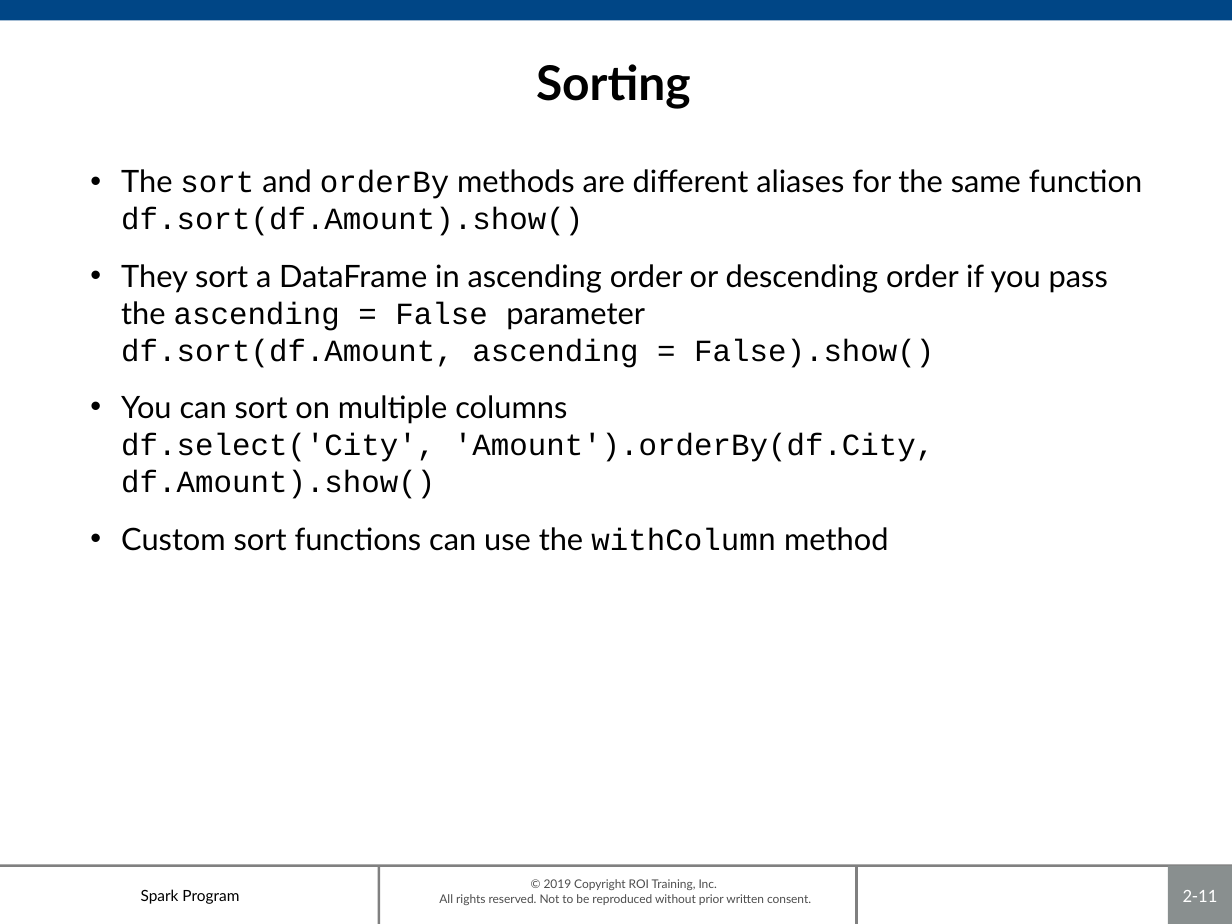
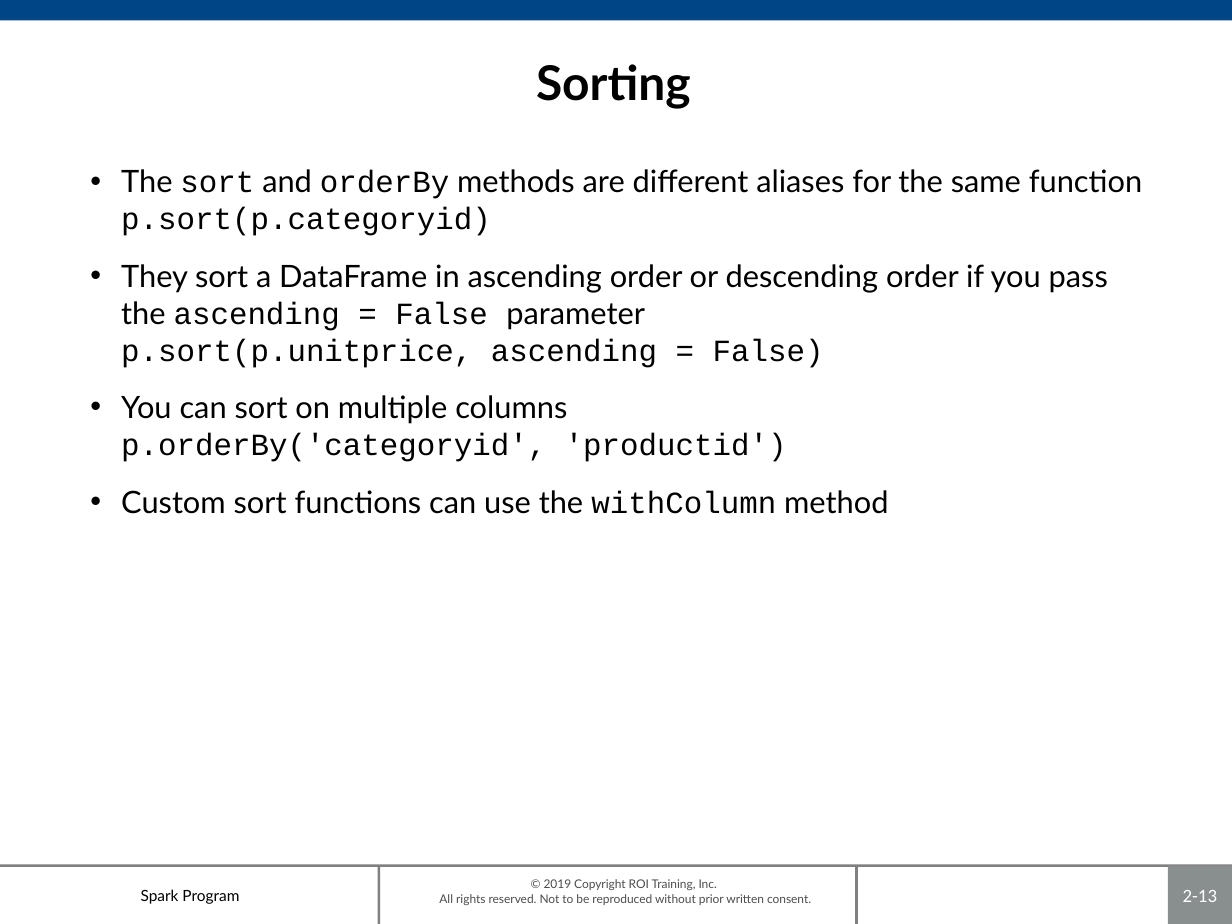
Before and after one commit to roitraining/SparkProgram, a slide deck: slide 13 of Day2/Day2_DataFrames.pptx (slide 11 before the commit). Drawn at 1232x924 pixels with LibreOffice and Linux fonts; fonts in the diff are those of the drawing; background and template pictures are left out. Boxes give left, top, right and bottom in pixels: in the first picture for what was removed or moved away, otherwise in the second. Text is boxed around its words. In the diff, an @@ line names an element or a change of style, - is before the commit and + after.

```diff
--- a/Day2/Day2_DataFrames.pptx
+++ b/Day2/Day2_DataFrames.pptx
@@ text at bbox=[121, 169, 1142, 462]: text changed; font Courier New to Lato @@
-• The sort and orderBy methods are different aliases for the same function
-  df.sort(df.Amount).show()
-• They sort a DataFrame in ascending order or descending order if you pass the ascending = False parameter
-  df.sort(df.Amount, ascending = False).show()
-• You can sort on multiple columns
-  df.select('City', 'Amount').orderBy(df.City, df.Amount).show()
+• The sort and orderBy methods are different aliases for the same function
+  p.sort(p.categoryid)
+• They sort a DataFrame in ascending order or descending order if you pass the ascending = False parameter
+  p.sort(p.unitprice, ascending = False)
+• You can sort on multiple columns
+  p.orderBy('categoryid', 'productid')
@@ page number at bbox=[1183, 890, 1217, 902]: text changed @@
-2-11
+2-13
```
Also in this commit, not shown: 4 other slides changed, 2 slides added, 1 slide removed, 1 other file.
